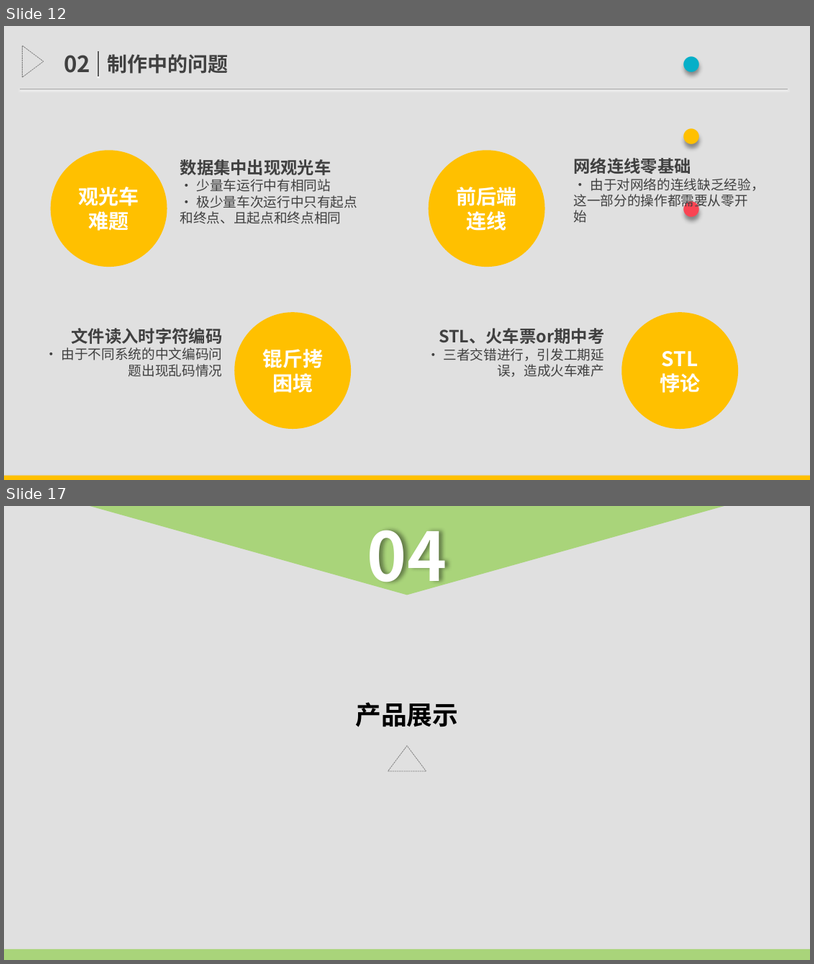
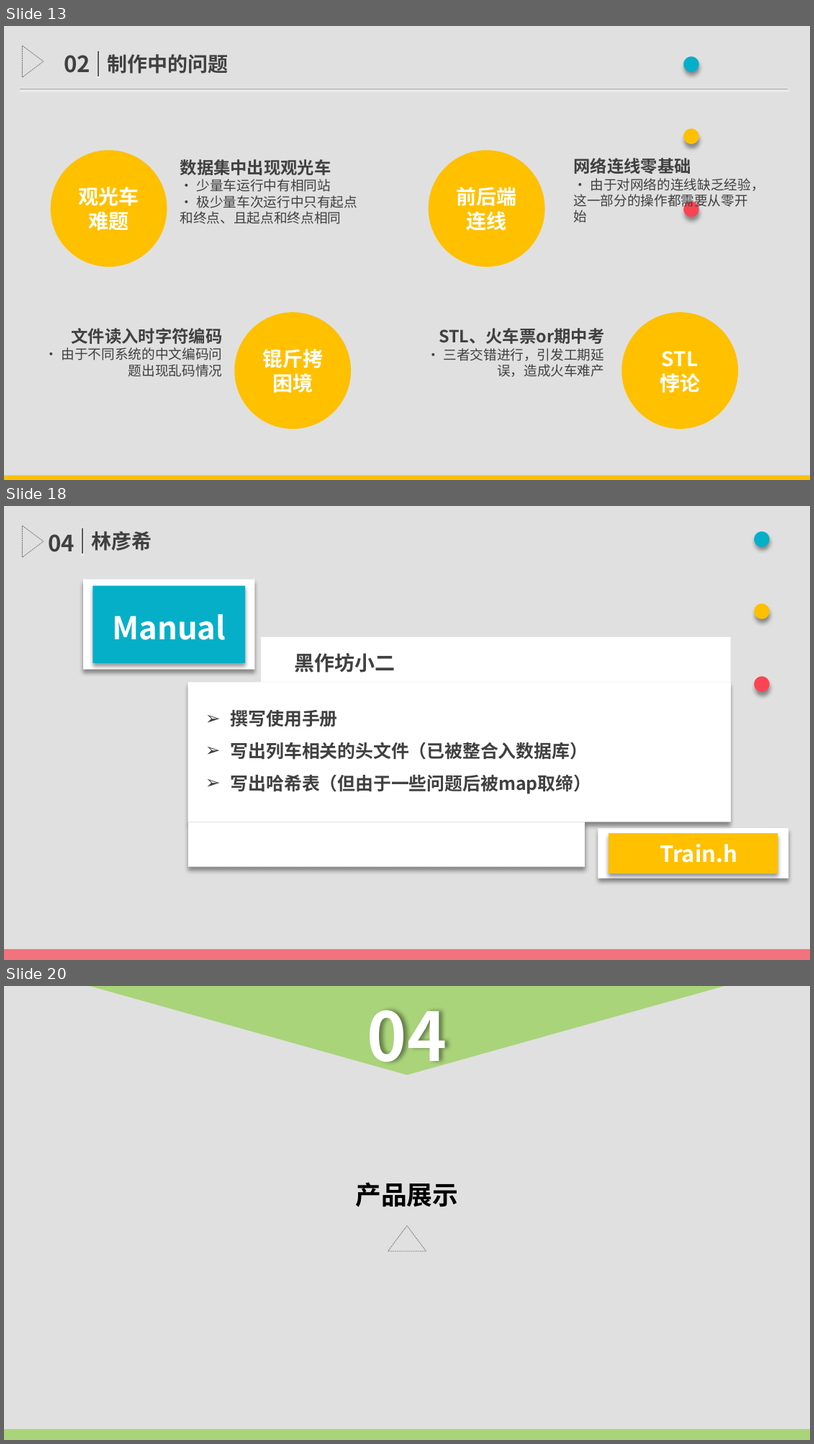
Before and after one commit to TimerChen/TrainTickets, a slide deck: Presentation/presentation.pptx. Shown one above the other, each under a label of ours: slides 12 and 17 before the commit, slides 13, 18 and 20 after it; the slides between them are not shown. The pictures are 814x964 and 814x1444 pixels, drawn with LibreOffice and Linux fonts; fonts in the diff are those of the drawing. Boxes give left, top, right and bottom in pixels: in the first picture for what was removed or moved away, otherwise in the second. Text is boxed around its words. In the diff, an @@ line names an element or a change of style, - is before the commit and + after.

```diff
--- a/Presentation/presentation.pptx
+++ b/Presentation/presentation.pptx
@@ slide 18 added at (4, 506, 810, 960), background #FFFFFF @@
@@ rectangle added at (4, 506, 810, 960), fill #000000 at 12% opacity @@
@@ flow chart merge added at (22, 525, 43, 557), outline #808080 0.5 pt dashed @@
@@ text added at (668, 506, 801, 579), 54 pt, text #05AFC8, bold @@
+· · ·
@@ text added at (48, 534, 75, 552), 20 pt, text #404040, bold @@
+04
@@ line added from (82, 554) to (82, 528), #595959 1.5 pt @@
@@ text added at (91, 531, 152, 551), 18 pt, text #404040, bold @@
+林彦希
@@ rectangle added at (83, 579, 255, 669), fill #FFFFFF @@
@@ rectangle added at (93, 586, 245, 663), fill #05AFC8 @@
@@ text added at (112, 614, 226, 640), 28 pt, text #FFFFFF, bold @@
+Manual
@@ rectangle added at (261, 636, 731, 682), fill #FFFFFF @@
@@ text added at (294, 653, 395, 672), 18 pt, text #404040, bold @@
+黑作坊小二
@@ rectangle added at (188, 682, 730, 821), fill #FFFFFF @@
@@ text added at (231, 710, 592, 794), 16 pt, text #404040, bold @@
+➢ 撰写使用手册
+➢ 写出列车相关的头文件（已被整合入数据库）
+➢ 写出哈希表（但由于一些问题后被map取缔）
@@ rectangle added at (188, 821, 584, 867), fill #FFFFFF @@
@@ rectangle added at (598, 828, 789, 878), fill #FFFFFF @@
@@ rectangle added at (609, 833, 778, 873), fill #FFC000 @@
@@ text added at (660, 843, 738, 862), 20 pt, text #FFFFFF, bold @@
+Train.h
@@ rectangle added at (4, 949, 810, 960), fill #FA4453 at 70% opacity @@
@@ what was slide 12 is now slide 13 @@
@@ what was slide 17 is now slide 20 @@
```
Also in this commit, not shown: 3 slides changed, 5 other slides added, 4 slides removed, 1 other file.
